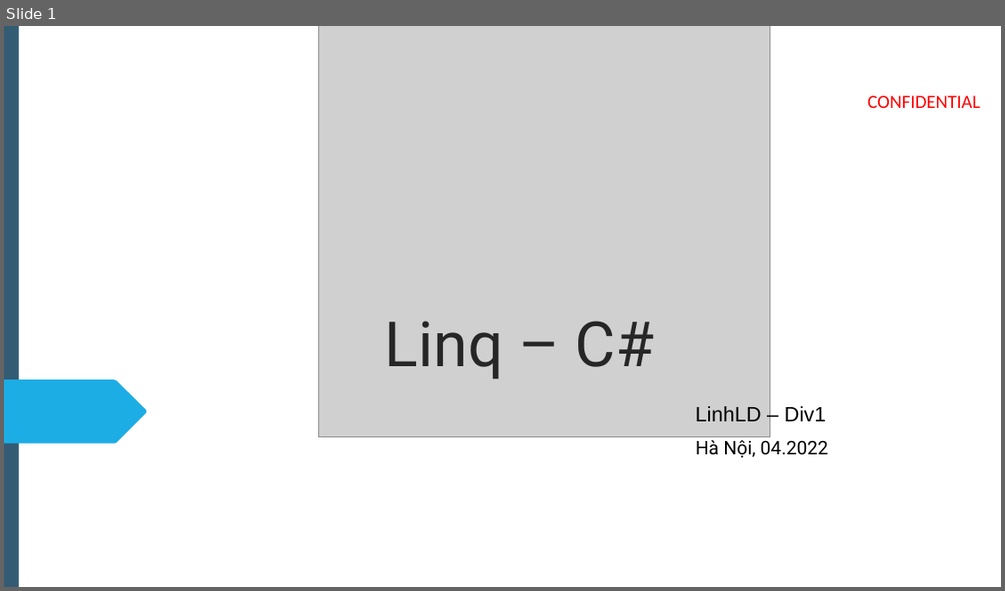
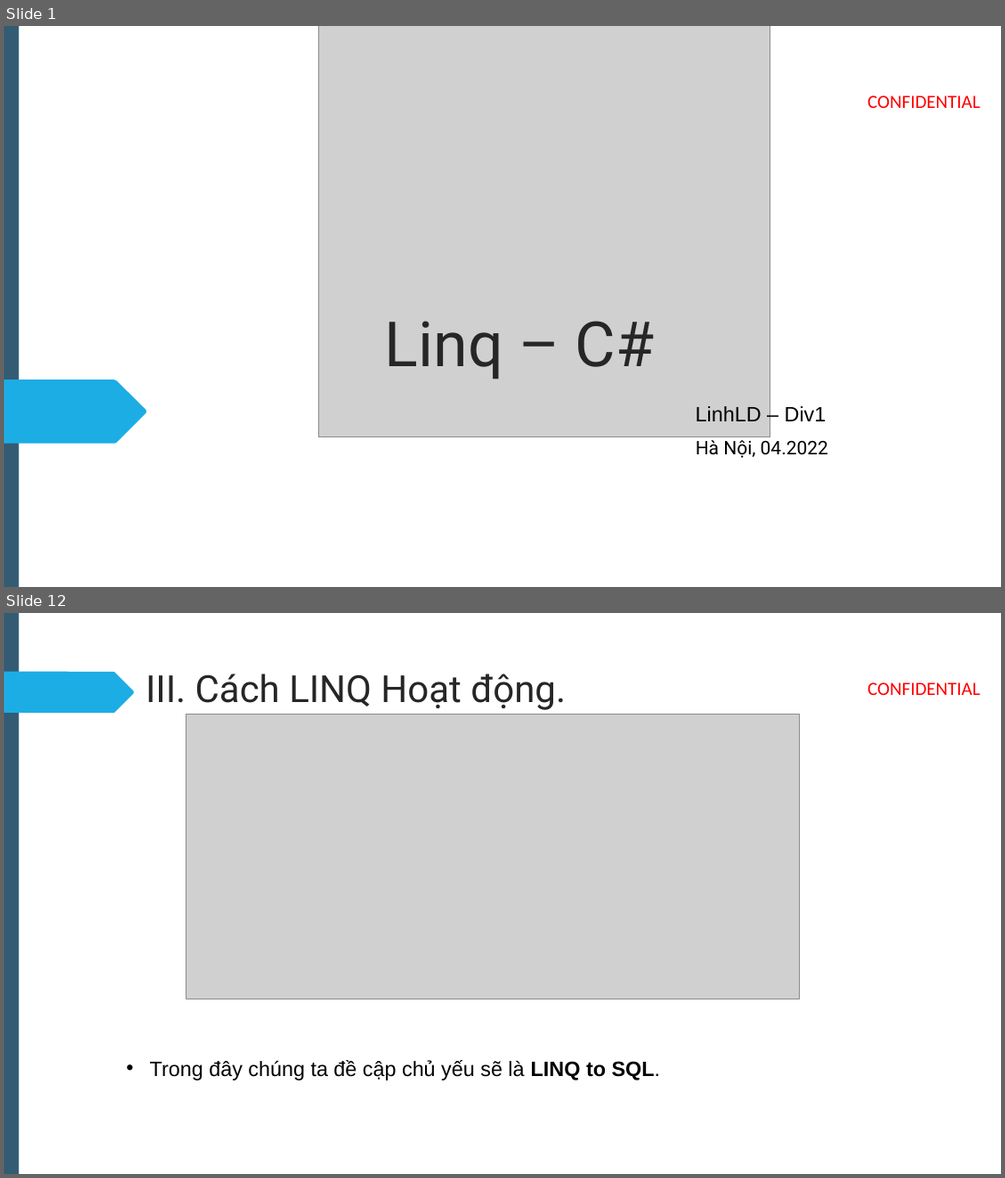
Before and after one commit to Linh-dev/Linq-CSharp, a slide deck: NWS_INTRO_WebDeveloperRoadmap.pptx. Shown one above the other, each under a label of ours: slide 1 before the commit, slides 1 and 12 after it; the slides between them are not shown. The pictures are 1005x591 and 1005x1178 pixels, drawn with LibreOffice and Linux fonts; fonts in the diff are those of the drawing; grey boxes stand for pictures; background and template pictures are left out. Boxes give left, top, right and bottom in pixels: in the first picture for what was removed or moved away, otherwise in the second. Text is boxed around its words. In the diff, an @@ line names an element or a change of style, - is before the commit and + after.

```diff
--- a/NWS_INTRO_WebDeveloperRoadmap.pptx
+++ b/NWS_INTRO_WebDeveloperRoadmap.pptx
@@ slide 12 added at bbox=[4, 613, 1001, 1174], background #FFFFFF; not listed: 2 template elements that a slide beside it also shows @@
@@ freeform shape added at bbox=[4, 672, 134, 713], fill #1CADE4 @@
@@ title added at bbox=[146, 674, 566, 710], 36 pt, text #262626 @@
+III. Cách LINQ Hoạt động.
@@ picture added at bbox=[186, 714, 800, 999] @@
@@ text added at bbox=[150, 1060, 661, 1080], 20 pt, text #000000 @@
+• Trong đây chúng ta đề cập chủ yếu sẽ là LINQ to SQL.
```
Also in this commit, not shown: 2 slides changed, 26 other slides added, 14 slides removed, 6 other files.
